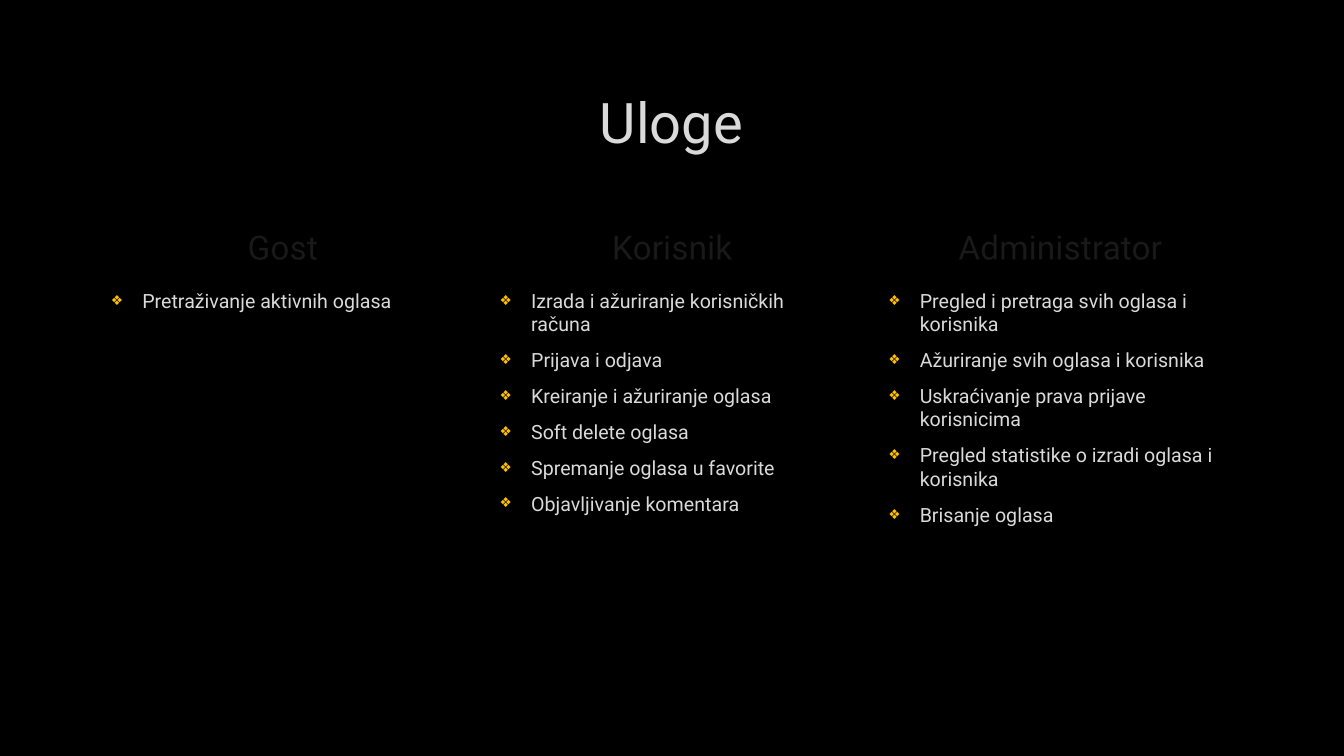
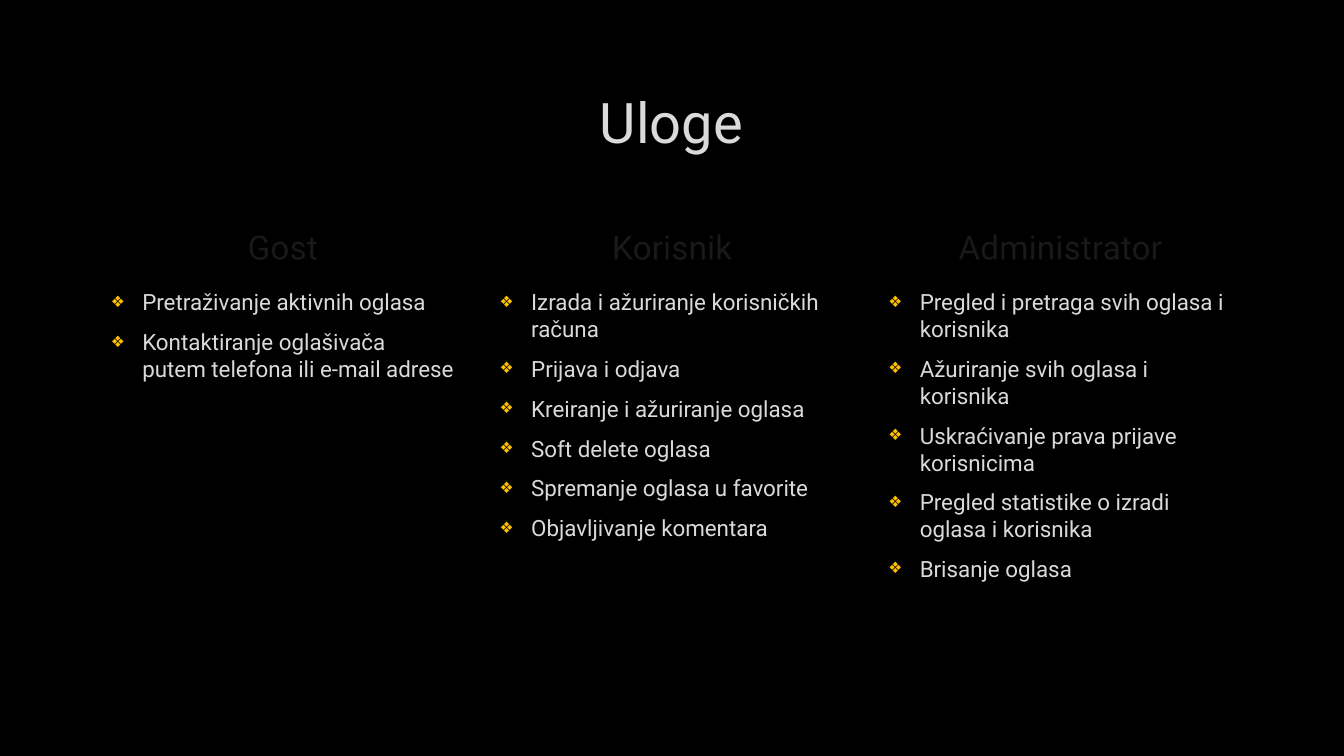
Before and after one commit to ararune/stproprint, a slide deck: slide 10 of Prezentacija.pptx. Drawn at 1344x756 pixels with LibreOffice and Linux fonts; fonts in the diff are those of the drawing; background and template pictures are left out. Boxes give left, top, right and bottom in pixels: in the first picture for what was removed or moved away, otherwise in the second. Text is boxed around its words. In the diff, an @@ line names an element or a change of style, - is before the commit and + after.

```diff
--- a/Prezentacija.pptx
+++ b/Prezentacija.pptx
@@ text at [142, 293, 426, 315]: size 14 to 16 pt in "Pretraživanje aktivnih oglasa" @@
@@ text "Izrada i ažuriranje korisničkih računa" at [531, 293, 819, 541]: size 14 to 16 pt @@
@@ text "Pregled i pretraga svih oglasa ..." at [920, 293, 1223, 582]: size 14 to 16 pt @@
@@ text at [142, 333, 453, 382]: paragraph added @@
+❖ Kontaktiranje oglašivača putem telefona ili e-mail adrese
```
Also in this commit, not shown: 5 other slides changed.
